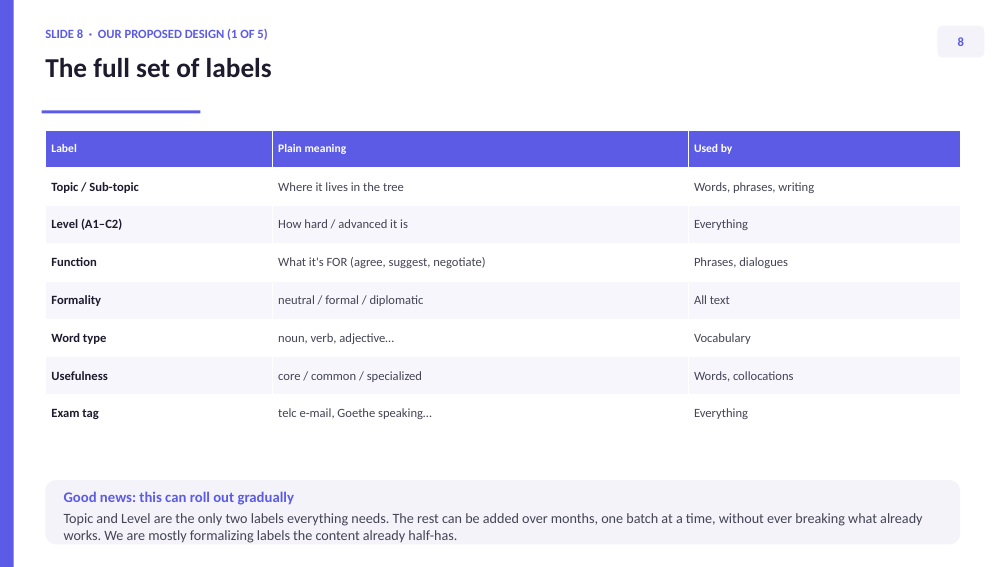
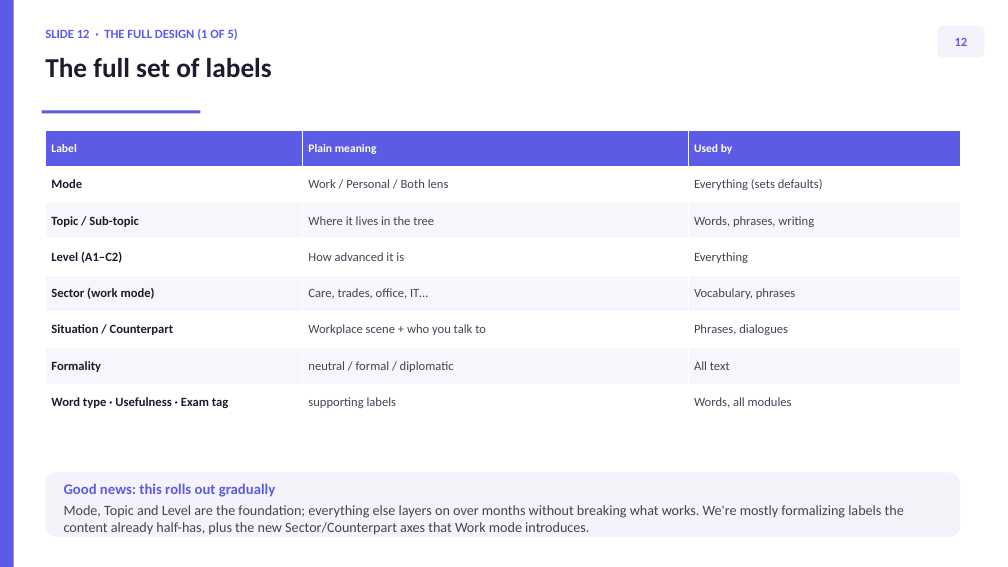
Before and after one commit to thelivinsine/B2furBerufApp, a slide deck: slide 14 of docs/TAXONOMY_REDESIGN.pptx (slide 10 before the commit). Drawn at 1008x567 pixels with LibreOffice and Linux fonts; fonts in the diff are those of the drawing. Boxes give left, top, right and bottom in pixels: in the first picture for what was removed or moved away, otherwise in the second. Text is boxed around its words. In the diff, an @@ line names an element or a change of style, - is before the commit and + after.

```diff
--- a/docs/TAXONOMY_REDESIGN.pptx
+++ b/docs/TAXONOMY_REDESIGN.pptx
@@ text at (x1=45, y1=29, x2=238, y2=40): text changed @@
-SLIDE 8 · OUR PROPOSED DESIGN (1 OF 5)
+SLIDE 12 · THE FULL DESIGN (1 OF 5)
@@ text in rounded rectangle at (x1=955, y1=38, x2=968, y2=46): text changed @@
-8
+12
@@ table at (x1=45, y1=130, x2=960, y2=420) @@
+row 2: Mode | Work / Personal / Both lens | Everything (sets defaults)
-row 3: Level (A1–C2) | How hard / advanced it is | Everything
-row 4: Function | What it's FOR (agree, suggest, negotiate) | Phrases, dialogues
+row 4: Level (A1–C2) | How advanced it is | Everything
+row 5: Sector (work mode) | Care, trades, office, IT… | Vocabulary, phrases
+row 6: Situation / Counterpart | Workplace scene + who you talk to | Phrases, dialogues
-row 6: Word type | noun, verb, adjective… | Vocabulary
-row 7: Usefulness | core / common / specialized | Words, collocations
-row 8: Exam tag | telc e-mail, Goethe speaking… | Everything
+row 8: Word type · Usefulness · Exam tag | supporting labels | Words, all modules
@@ rounded rectangle "Good news: this rolls out ..." moved from (x1=45, y1=480, x2=960, y2=544) to (x1=45, y1=473, x2=960, y2=537) @@
@@ text in rounded rectangle at (x1=64, y1=483, x2=904, y2=535): text changed @@
-Good news: this can roll out gradually
-Topic and Level are the only two labels everything needs. The rest can be added over months, one batch at a time, without ever breaking what already works. We are mostly formalizing labels the content already half-has.
+Good news: this rolls out gradually
+Mode, Topic and Level are the foundation; everything else layers on over months without breaking what works. We're mostly formalizing labels the content already half-has, plus the new Sector/Counterpart axes that Work mode introduces.
```
Also in this commit, not shown: 27 other slides changed, 7 slides added, 1 slide removed, 5 other files.
